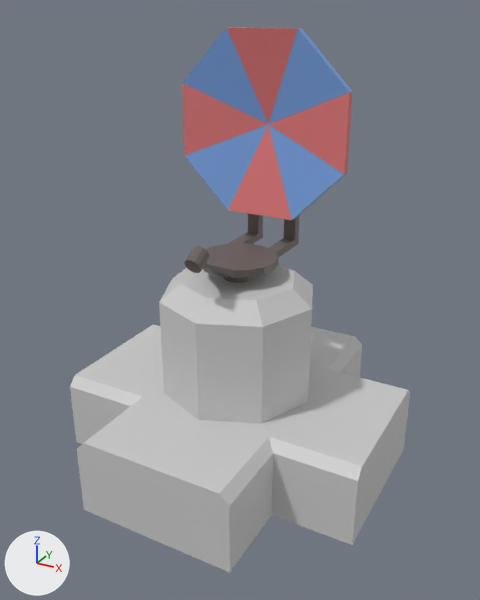
A saved change to the Blender file BlendFiles/Towers.blend.
Before and after are seen from a camera (50 mm lens) standing at (1.83, -3.3, 2.74) and looking at (0.08, -0.13, 1.15). Arrows for +X, +Y and +Z are at lower left; the lights stay in place.

Names of what the first picture shows: 'LaserDish', 'LaserTowerBase', 'TowerBase'.
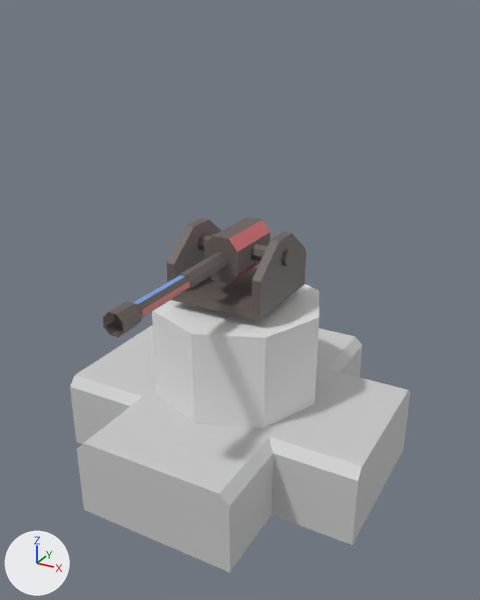
Commit message: added GunTower

Boxes [x1, y1, x2, y2] around the edits, measured in the pictures (480 x 600 px):
'LaserDish', hidden
    before: [182, 27, 353, 283]
'LaserTowerBase', hidden
    before: [159, 264, 313, 424]
'CannonBase', added
    after: [152, 284, 319, 428]
'CannonMount', added
    after: [166, 218, 306, 321]
'Cannon', added
    after: [103, 217, 270, 338]
    faces in mat_steel (dark grey #69605c): [103, 217, 270, 338]
    faces in mat_red (pink #e07878): [142, 220, 270, 316]
    faces in mat_blue (blue #78a2e0): [133, 275, 185, 304]
'CanonAxel', added
    after: [198, 235, 293, 267]

What changed in the scene script:
```text
Add me_cube:
    me_cube.from_pydata(...)  # 96 vertices, 85 faces; spans x -1.0..1.0, y -5.64..1.0, z -1.0..1.0
    # faces by material slot: [77, 6, 2]
    me_cube.materials.append(mat_steel)  # dark grey #69605c
    me_cube.materials.append(mat_red)  # pink #e07878
    me_cube.materials.append(mat_blue)  # blue #78a2e0
Add me_cylinder_004:
    me_cylinder_004.from_pydata(...)  # an 8-sided cylinder along z spanning x -1.0..1.0, y -1.0..1.0, z -1.0..1.0
    me_cylinder_004.materials.append(mat_steel)  # dark grey #69605c
Add me_cylinder_003:
    me_cylinder_003.from_pydata(...)  # 30 vertices, 21 faces; spans x -1.5..0.0, y -1.5..1.5, z -1.0..2.79
    me_cylinder_003.materials.append(mat_steel)  # dark grey #69605c
Add me_cylinder_002:
    me_cylinder_002.from_pydata(...)  # an 8-sided cylinder along z spanning x -1.0..1.0, y -1.0..1.0, z -1.0..1.0
Change ob_lasertowerbase:
    add ob_lasertowerbase.hide_set(True)
Change ob_laserdish:
    add ob_laserdish.hide_set(True)
Add ob_cannon:
    ob_cannon = bpy.data.objects.new('Cannon', me_cube)
    ob_cannon.location = (0.0, 0.0, 1.416)
    ob_cannon.scale = (0.109, 0.209, 0.138)
Add ob_canonaxel:
    ob_canonaxel = bpy.data.objects.new('CanonAxel', me_cylinder_004)
    ob_canonaxel.location = (0.0, 0.0, 1.419)
    ob_canonaxel.rotation_euler = (0.0, 158.7, 0.0)  # degrees (0, 93, 0)
    ob_canonaxel.scale = (0.0506, 0.0506, 0.334)
Add ob_cannonmount:
    ob_cannonmount = bpy.data.objects.new('CannonMount', me_cylinder_003)
    ob_cannonmount.location = (0.0, 0.0, 0.971)
    ob_cannonmount.scale = (0.205, 0.205, 0.205)
    _m = ob_cannonmount.modifiers.new('Mirror', 'MIRROR')
Add ob_cannonbase:
    ob_cannonbase = bpy.data.objects.new('CannonBase', me_cylinder_002)
    ob_cannonbase.location = (0.0, 0.0, 0.768)
    ob_cannonbase.scale = (0.538, 0.538, 0.321)
```
